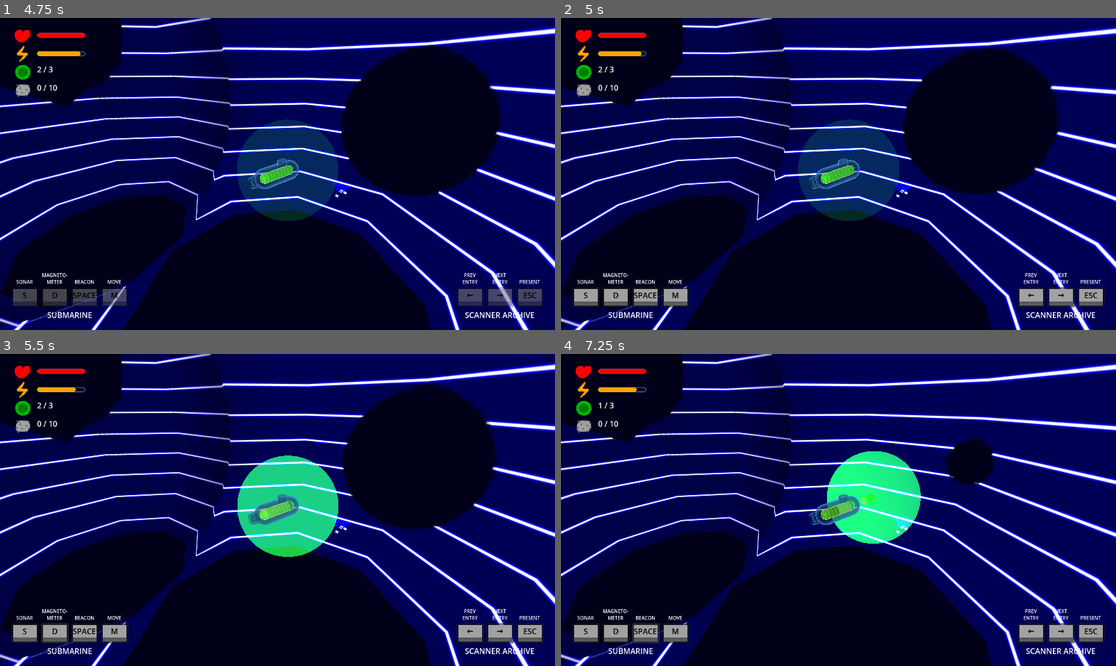
Above: before the commit, frames 1-4 (two rows, left to right).
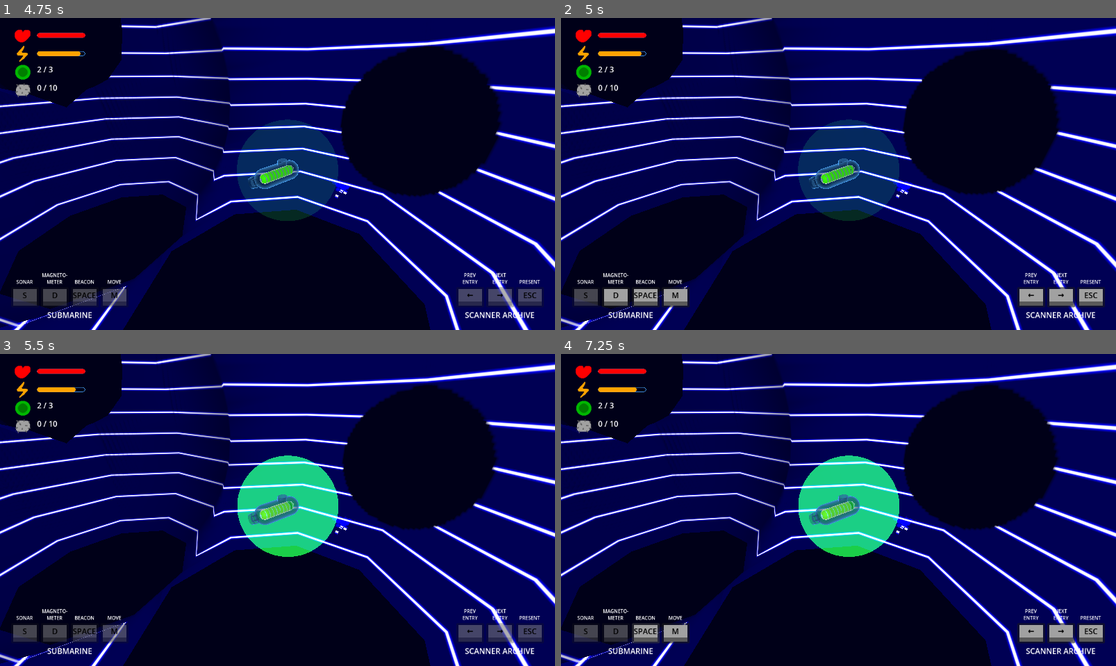
Above: after the commit, the same moments.

Repository: squirrelsoftcompany/LD57
Game: Godot game, scene res://Scenes/test_scene.tscn
Two runs of this game, one before a commit and one after it. Both use one fixed random seed, a clock stepped at 60 frames per second and the inputs below.
Inputs (mouse positions are in pixels of both pictures, inside the frame that each line leads up to):
- Up to frame 1 (4.75 s): tap Enter at 0.5 s; drag from (61, 71) to (333, 105) at 0.52 s; drag from (61, 89) to (249, 236) at 1.27 s; move the mouse to (333, 105) at 2.02 s; tap Space (mi_launch) at 2.1, 4.35 s; click (333, 105) at 2.17 s; click "S" at 2.75 s; drag from (249, 236) to (111, 127) at 3.52 s; move the mouse to (444, 220) at 4.27 s; click (444, 220) at 4.42 s
- Up to frame 2 (5 s): no input
- Up to frame 3 (5.5 s): click "D" at 5 s
- Up to frame 4 (7.25 s): click (644, 634) at 5.75 s, where only the run before the commit has a clickable "SPACE"; click (644, 634) at 6.5 s, where only the run before the commit has a clickable "SPACE"

Frame 1 is identical in both runs. In frame 2, 0.2% of the frame differs, in the area x 2-7%, y 86-93%; in frame 3, 1.6%; in frame 4, 14%, in the area x 2-90%, y 9-93%.

Commit message:
Prevent using sonar and Magnet if already done & prevent using beacon if none available

Diff:
--- a/Scripts/Autoload/Archive.gd
+++ b/Scripts/Autoload/Archive.gd
@@ -36,12 +36,11 @@
 func _ready() -> void:
 	GlobalEventHolder.connect("player_start_moving", func(_x, _y): self._leave_last_timepoint())
 	GlobalEventHolder.connect("player_finish_moving", add_timepoint)
-	GlobalEventHolder.connect("player_finish_scanning", _on_player_finish_scanning)
+	GlobalEventHolder.connect("player_finish_sonar", _on_player_finish_sonar)
 	GlobalEventHolder.connect("player_finish_heatmap", _on_player_finish_heatmap)
-	pass
 
 
-func _on_player_finish_scanning(sonar_state: Archive.SonarState):
+func _on_player_finish_sonar(sonar_state: Archive.SonarState):
 	if sonar_state == Archive.SonarState.SONAR_NONE: return # ignore this one its used only for animation
 	update_last_timepoint_sonar_state(sonar_state)
 
@@ -95,6 +94,7 @@
 		return
 	var back_tp := _archive.back() as TimePoint
 	back_tp.sonar_state = sonar_state
+	emit_signal("last_tp_updated", _archive.size()-1, _archive.back())
 
 
 func update_last_timepoint_magnet_state(magnet_state: Archive.MagnetState):
@@ -103,6 +103,7 @@
 		return
 	var back_tp := _archive.back() as TimePoint
 	back_tp.magnet_state = magnet_state
+	emit_signal("last_tp_updated", _archive.size()-1, _archive.back())
 
 func get_timepoint_by_index(idx : int) -> TimePoint:
 	if idx < 0:
--- a/Scripts/Autoload/EventHolder.gd
+++ b/Scripts/Autoload/EventHolder.gd
@@ -13,8 +13,8 @@
 signal player_navigate_archive(idx: int, tp: Archive.TimePoint)
 signal player_quit_navigating_archive(idx: int, tp: Archive.TimePoint)
 #scanner
-signal player_start_scanning(state: Archive.SonarState)
-signal player_finish_scanning(state: Archive.SonarState)
+signal player_start_sonar(state: Archive.SonarState)
+signal player_finish_sonar(state: Archive.SonarState)
 #heatmap
 signal player_start_heatmap(state: Archive.MagnetState)
 signal player_finish_heatmap(state: Archive.MagnetState)
@@ -56,17 +56,23 @@
 
 
 var _moving := false
+var _sonar := false
+var _sonar_done := false
+var _heatmap := false
+var _heatmap_done := false
+var _asking_beacon := false
+var _beacon_available := true
 var _navigating_archive := false
-var _scanning := false
-var _asking_beacon := false
-var _heatmap := false
 var _gameover := false
 
 
-func CanMove() -> bool: return !_moving and !_navigating_archive and !_scanning and !_heatmap and !_asking_beacon and !_gameover
-func CanNavigate() -> bool: return !_moving and !_scanning and !_heatmap and !_asking_beacon and !_gameover
-func CanScan() -> bool: return !_moving and !_navigating_archive and !_scanning and !_heatmap and !_asking_beacon and !_gameover
-func CanBeacon() -> bool: return !_moving and !_navigating_archive and !_scanning and !_heatmap and !_gameover
+func _Animating() -> bool: return _moving or _sonar or _heatmap or _asking_beacon
+func CanMove() -> bool: return !_Animating() and !_navigating_archive and !_gameover
+func CanNavigate() -> bool: return !_Animating() and !_gameover
+func _CanScan() -> bool: return !_Animating() and !_navigating_archive and !_gameover
+func CanSonar() -> bool: return _CanScan() and !_sonar_done
+func CanHeatmap() -> bool: return _CanScan() and !_heatmap_done
+func CanBeacon() -> bool: return !_moving and !_sonar and !_heatmap and !_navigating_archive and !_gameover and _beacon_available
 
 
 func _ready() -> void:
@@ -74,10 +80,17 @@
 	connect("player_finish_moving", func(_x, _y): _moving = false)
 	connect("player_navigate_archive", func(_x, _y): _navigating_archive = true)
 	connect("player_quit_navigating_archive", func(_x, _y): _navigating_archive = false)
-	connect("player_start_scanning", func(_x): _scanning = true)
-	connect("player_finish_scanning", func(_x): _scanning = false)
+	connect("player_start_sonar", func(_x): _sonar = true)
+	connect("player_finish_sonar", func(_x): _sonar = false)
+	GlobalArchive.connect("tp_added", func(_x, _y): _sonar_done = false)
+	GlobalArchive.connect("tp_cleared", func(): _sonar_done = false)
+	GlobalArchive.connect("last_tp_updated", func(_x, tp: Archive.TimePoint): _sonar_done = tp.sonar_state == Archive.SonarState.SONAR_HUGE)
 	connect("player_start_heatmap", func(_x): _heatmap = true)
 	connect("player_finish_heatmap", func(_x): _heatmap = false)
+	GlobalArchive.connect("tp_added", func(_x, _y): _heatmap_done = false)
+	GlobalArchive.connect("tp_cleared", func(): _heatmap_done = false)
+	GlobalArchive.connect("last_tp_updated", func(_x, tp: Archive.TimePoint): _heatmap_done = tp.magnet_state == Archive.MagnetState.ON)
 	connect("ask_beacon_start", func(): _asking_beacon = true)
 	connect("ask_beacon_finish", func(): _asking_beacon = false)
-	connect("gameover", func(): _gameover = true)
+	connect("beacon_state_changed", func(val, _x): _beacon_available = val > 0)
+	connect("gameover", func(_x): _gameover = true)
--- a/Scripts/GUI/gui.gd
+++ b/Scripts/GUI/gui.gd
@@ -23,8 +23,8 @@
 # Called every frame. 'delta' is the elapsed time since the previous frame.
 func _process(_delta: float) -> void:
 	_move_button.disabled = !GlobalEventHolder.CanMove()
-	_sonar_button.disabled = !GlobalEventHolder.CanScan()
-	_heatmap_button.disabled = !GlobalEventHolder.CanScan()
+	_sonar_button.disabled = !GlobalEventHolder.CanSonar()
+	_heatmap_button.disabled = !GlobalEventHolder.CanHeatmap()
 	_beacon_button.disabled = !GlobalEventHolder.CanBeacon()
 	_prev_button.disabled = !GlobalEventHolder.CanNavigate()
 	_next_button.disabled = !GlobalEventHolder.CanNavigate()
--- a/Scripts/Scanner/sonar.gd
+++ b/Scripts/Scanner/sonar.gd
@@ -49,32 +49,32 @@
 
 
 func _animate_no_sonar():
-	GlobalEventHolder.emit_signal("player_start_scanning", Archive.SonarState.SONAR_NONE)
+	GlobalEventHolder.emit_signal("player_start_sonar", Archive.SonarState.SONAR_NONE)
 	var tween := get_tree().create_tween()
 	tween.tween_property(self, "omni_range", 0, 0.1)
 	tween.tween_callback(_shader_globals_override.set.bind("params/sonar_layer", Vector2.ZERO))
-	tween.tween_callback(GlobalEventHolder.emit_signal.bind("player_finish_scanning", Archive.SonarState.SONAR_NONE))
+	tween.tween_callback(GlobalEventHolder.emit_signal.bind("player_finish_sonar", Archive.SonarState.SONAR_NONE))
 
 
 func _animate_mini_sonar(player_position: Vector3):
-	GlobalEventHolder.emit_signal("player_start_scanning", Archive.SonarState.SONAR_MINI)
+	GlobalEventHolder.emit_signal("player_start_sonar", Archive.SonarState.SONAR_MINI)
 	var base_sonar_layer := Vector2(player_position.y, player_position.y)
 	var tween := get_tree().create_tween()
 	tween.tween_callback(_shader_globals_override.set.bind("params/sonar_layer", base_sonar_layer + layer_mini_sonar))
 	tween.tween_property(self, "omni_range", range_mini_sonar, 2)
-	tween.tween_callback(GlobalEventHolder.emit_signal.bind("player_finish_scanning", Archive.SonarState.SONAR_MINI))
+	tween.tween_callback(GlobalEventHolder.emit_signal.bind("player_finish_sonar", Archive.SonarState.SONAR_MINI))
 
 
 func _animate_huge_sonar(player_position: Vector3):
 	if GlobalPlayerStates.get_energy() > huge_sonar_cost:
 		GlobalPlayerStates.remove_energy(huge_sonar_cost)
-		GlobalEventHolder.emit_signal("player_start_scanning", Archive.SonarState.SONAR_HUGE)
+		GlobalEventHolder.emit_signal("player_start_sonar", Archive.SonarState.SONAR_HUGE)
 		var base_sonar_layer := Vector2(player_position.y, player_position.y)
 		var tween := get_tree().create_tween()
 		tween.tween_property(self, "omni_range", 0, 0.5)
 		tween.tween_callback(_shader_globals_override.set.bind("params/sonar_layer", base_sonar_layer + layer_huge_sonar))
 		tween.tween_property(self, "omni_range", range_huge_sonar, 1.5)
-		tween.tween_callback(GlobalEventHolder.emit_signal.bind("player_finish_scanning", Archive.SonarState.SONAR_HUGE))
+		tween.tween_callback(GlobalEventHolder.emit_signal.bind("player_finish_sonar", Archive.SonarState.SONAR_HUGE))
 
 
 func _set_sonar_state(state : Archive.SonarState, player_position : Vector3):
@@ -97,7 +97,7 @@
 
 
 func _animate_no_magnet():
-	GlobalEventHolder.emit_signal.bind("player_start_heatmap", Archive.MagnetState.ON)
+	GlobalEventHolder.emit_signal("player_start_heatmap", Archive.MagnetState.ON)
 	var tween := get_tree().create_tween()
 	tween.tween_property($Magnetometer, "omni_range",0, 1)
 	tween.tween_callback(GlobalEventHolder.emit_signal.bind("player_finish_heatmap", Archive.MagnetState.OFF))
@@ -106,7 +106,7 @@
 func _animate_magnet():
 	if GlobalPlayerStates.get_energy() > magnet_cost:
 		GlobalPlayerStates.remove_energy(magnet_cost)
-		GlobalEventHolder.emit_signal.bind("player_start_heatmap", Archive.MagnetState.ON)
+		GlobalEventHolder.emit_signal("player_start_heatmap", Archive.MagnetState.ON)
 		var tween := get_tree().create_tween()
 		tween.tween_property($Magnetometer, "omni_range", range_magnet, 1.5)
 		tween.tween_callback(GlobalEventHolder.emit_signal.bind("player_finish_heatmap", Archive.MagnetState.ON))
